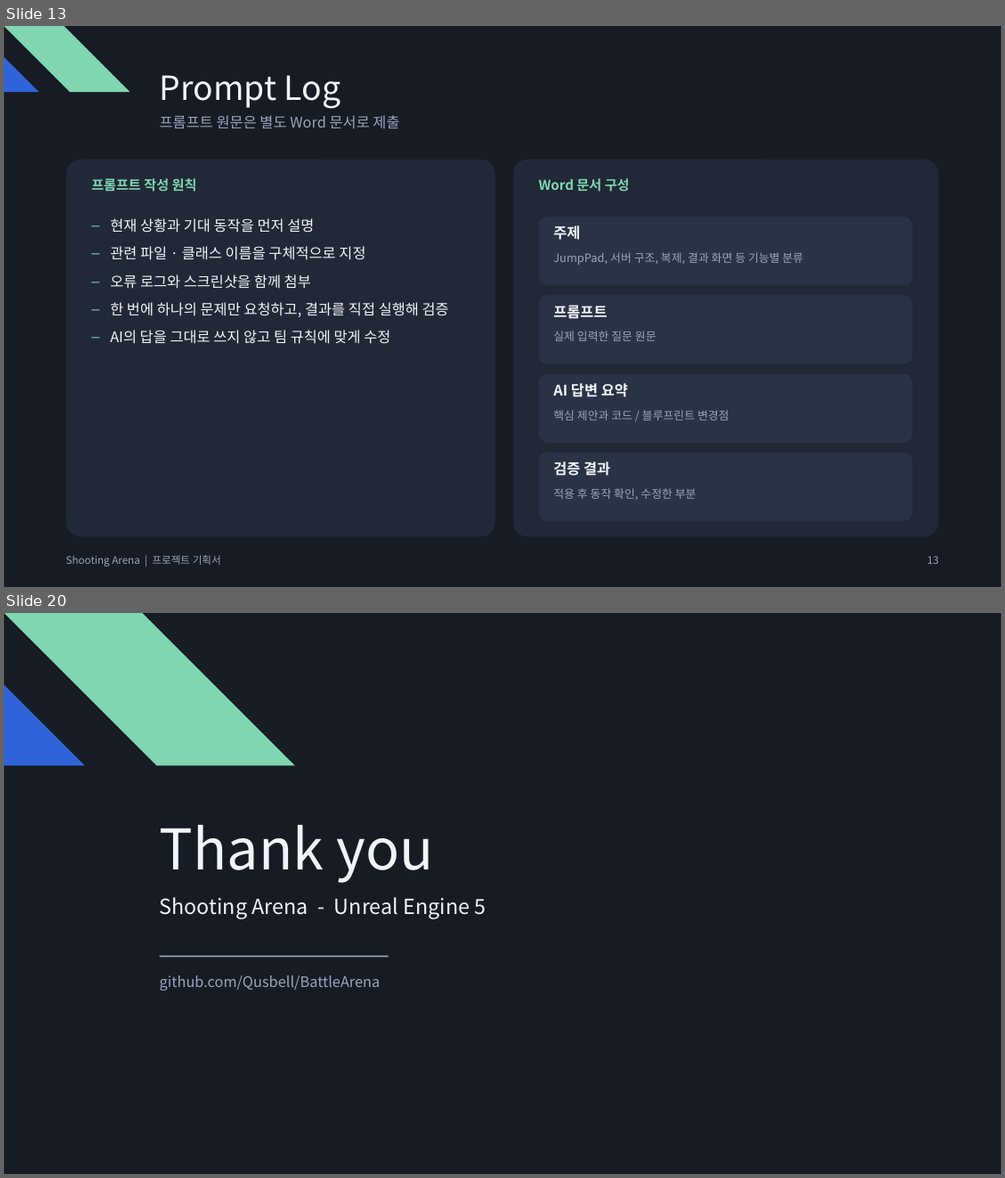
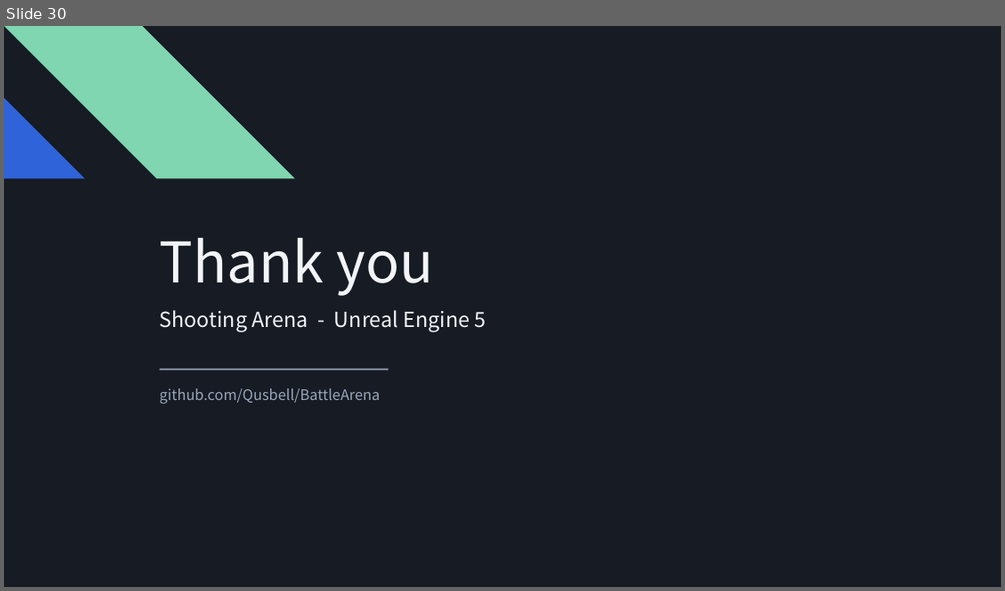
Before and after one commit to Qusbell/BattleArena, a slide deck: Submission/ShootingArena_Project_Plan.pptx. Shown one above the other, each under a label of ours: slides 13 and 20 before the commit, slide 30 after it; the slides between them are not shown. The pictures are 1005x1178 and 1005x591 pixels, drawn with LibreOffice and Linux fonts; fonts in the diff are those of the drawing. Boxes give left, top, right and bottom in pixels: in the first picture for what was removed or moved away, otherwise in the second. Text is boxed around its words. In the diff, an @@ line names an element or a change of style, - is before the commit and + after.

```diff
--- a/Submission/ShootingArena_Project_Plan.pptx
+++ b/Submission/ShootingArena_Project_Plan.pptx
@@ slide 13 removed at (4,26,1001,587), background #161B24 @@
@@ freeform shape removed at (4,26,129,92) @@
@@ freeform shape removed at (4,57,39,93) @@
@@ text removed at (160,75,340,109) @@
-Prompt Log
@@ text removed at (160,115,399,128) @@
-프롬프트 원문은 별도 Word 문서로 제출
@@ rounded rectangle removed at (66,160,495,537) @@
@@ text removed at (91,178,197,192) @@
-프롬프트 작성 원칙
@@ rounded rectangle removed at (513,160,938,537) @@
@@ text removed at (539,178,630,192) @@
-Word 문서 구성
@@ text removed at (110,218,449,344) @@
-– 현재 상황과 기대 동작을 먼저 설명
-– 관련 파일 · 클래스 이름을 구체적으로 지정
-– 오류 로그와 스크린샷을 함께 첨부
-– 한 번에 하나의 문제만 요청하고, 결과를 직접 실행해 검증
-– AI의 답을 그대로 쓰지 않고 팀 규칙에 맞게 수정
@@ rounded rectangle removed at (539,216,913,286) @@
@@ text removed at (553,225,580,240) @@
-주제
@@ text removed at (553,252,803,265) @@
-JumpPad, 서버 구조, 복제, 결과 화면 등 기능별 분류
@@ rounded rectangle removed at (539,295,913,364) @@
@@ text removed at (553,305,607,319) @@
-프롬프트
@@ text removed at (553,330,656,341) @@
-실제 입력한 질문 원문
@@ rounded rectangle removed at (539,374,913,443) @@
@@ text removed at (553,383,628,397) @@
-AI 답변 요약
@@ text removed at (553,410,729,420) @@
-핵심 제안과 코드 / 블루프린트 변경점
@@ rounded rectangle removed at (539,452,913,521) @@
@@ text removed at (553,461,610,475) @@
-검증 결과
@@ text removed at (553,488,696,499) @@
-적용 후 동작 확인, 수정한 부분
@@ text removed at (66,555,221,566) @@
-Shooting Arena | 프로젝트 기획서
@@ text removed at (927,556,938,564) @@
-13
@@ what was slide 20 is now slide 30 @@
```
Also in this commit, not shown: 15 slides changed, 13 slides added, 2 other slides removed.
